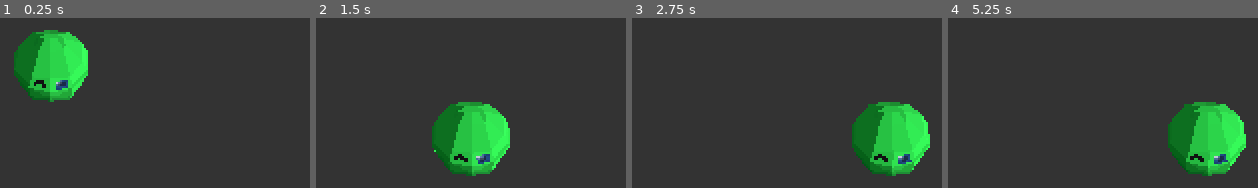
Above: before the commit, frames 1-4 (left to right).
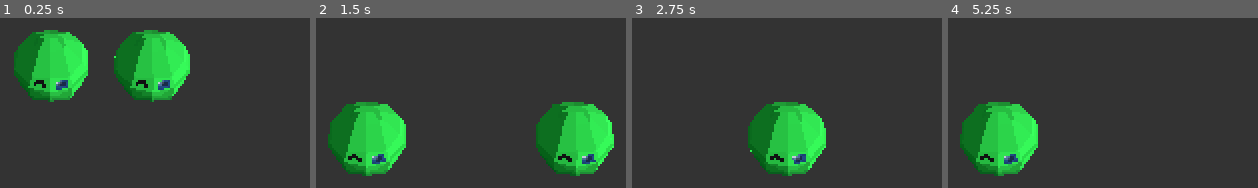
Above: after the commit, the same moments.

Repository: greatbrick0/GMTK-Jam-2024
Game: Godot game, scene res://Scenes/Levels/level_1.tscn
The game is run twice, just before and just after one commit, with the same random seed, the same clock (stepped at 60 frames per second) and the same inputs.
Inputs:
- Up to frame 1 (0.25 s): no input
- Up to frame 2 (1.5 s): tap Enter at 0.5 s; hold D (MoveRight) 0.53-1.28 s; tap Space at 1.25 s; hold S (MoveDown) from 1.28 s (still down)
- Up to frame 3 (2.75 s): tap Enter at 2 s; release S (MoveDown) at 2.03 s; hold D (MoveRight) from 2.03 s (still down)
- Up to frame 4 (5.25 s): tap Space at 2.75, 4.25 s; release D (MoveRight) at 2.78 s; hold W (MoveUp) 2.78-3.53 s; tap Enter at 3.5 s; hold A (MoveLeft) 3.53-5.03 s; hold S (MoveDown) from 5.03 s (still down)

The runs differ from the first frame. In frame 1, 8.2% of the frame differs, in the area x 36-62%, y 7-50%; in frame 2, 26%, in the area x 3-97%, y 49-93%; in frame 3, 17%; in frame 4, 17%.

Commit message:
Added Tile Scene Checks

Diff:
--- a/Scenes/Levels/level_1.tscn
+++ b/Scenes/Levels/level_1.tscn
@@ -37,13 +37,17 @@
 
 [node name="BasicSlime" parent="Level" instance=ExtResource("1_iuon6")]
 
+[node name="BasicSlime2" parent="Level" instance=ExtResource("1_iuon6")]
+transform = Transform3D(1, 0, 0, 0, 1, 0, 0, 0, 1, 1, 0, 0)
+tilePosition = Vector2i(1, 0)
+
 [node name="TileMap" type="TileMap" parent="Level"]
 tile_set = SubResource("TileSet_p0oox")
 format = 2
 layer_0/navigation_enabled = false
-layer_0/tile_data = PackedInt32Array(-1, 65537, 0, -65536, 6 …(80 unchanged characters)… 537, 0, 65536, 65537, 0, 65537, 65537, 0)
+layer_0/tile_data = PackedInt32Array(-1, 65537, 0, -65536, 6 …(80 unchanged characters)… 537, 0, 65536, 65537, 0, 65537, 65537, 0, -65534, 65537, 0, 2, 65537, 0, 65538, 65537, 0, -2, 65537, 0, 65534, 65537, 0, 131070, 65537, 0, 196606, 65537, 0, 196607, 65537, 0, 131072, 65537, 0, 131073, 65537, 0, 131074, 65537, 0, -131070, 65537, 0, -131071, 65537, 0, -131072, 65537, 0, -65537, 65537, 0, -65538, 65537, 0, 65533, 1, 0, -3, 65537, 0, -4, 65537, 0, 65532, 65537, 0, 131068, 65537, 0, 131069, 65537, 0, -65539, 1, 0, -65540, 1, 0, 196605, 1, 0, 196604, 1, 0)
 layer_1/navigation_enabled = false
-layer_1/tile_data = PackedInt32Array(-65535, 65537, 0, -65536, 1, 0, -1, 1, 0, 65535, 1, 0, 131071, 1, 0, 65536, 1, 0, 0, 1, 0, 1, 1, 0, 65537, 1, 0)
+layer_1/tile_data = PackedInt32Array(-65535, 65537, 0, -65536, 1, 0, -1, 1, 0, 65535, 1, 0, 131071, 1, 0, 65536, 1, 0, 0, 1, 0, 1, 1, 0, 65537, 1, 0, 65534, 65537, 0, -2, 1, 0, 131070, 1, 0, 65538, 1, 0, 2, 1, 0, -65534, 1, 0, 196606, 1, 0, 196607, 1, 0, 131072, 1, 0, 131073, 1, 0, 131074, 1, 0, -131070, 1, 0, -131071, 1, 0, -131072, 1, 0, -65537, 1, 0, -65538, 1, 0, -65539, 1, 0, -65540, 1, 0, -4, 1, 0, -3, 1, 0, 65533, 1, 0, 65532, 1, 0, 131068, 1, 0, 131069, 1, 0, 196605, 1, 0, 196604, 1, 0)
 
 [node name="Camera3D" type="Camera3D" parent="."]
 transform = Transform3D(1, 0, 0, 0, 0.707107, 0.707107, 0, -0.707107, 0.707107, 0, 18, 18)
--- a/Scripts/Level.gd
+++ b/Scripts/Level.gd
@@ -1,4 +1,6 @@
 extends Node3D
+
+var tileScenes: Dictionary
 
 func _ready():
 	$TileMap.visible = false
@@ -12,6 +14,13 @@
 		tile = tileData.get_custom_data("GroundType")
 
 	if(tile == "Air"):
-		pass
+		tile = FindByPosition(pos, height)
 
 	return tile
+
+func FindByPosition(pos: Vector2i, height: int) -> String:
+	var output: String = "Air"
+	for ii in tileScenes.values():
+		if(ii[0] == pos && ii[1] == height):
+			output = ii[2]
+	return output
--- a/Scripts/slime.gd
+++ b/Scripts/slime.gd
@@ -7,7 +7,7 @@
 var isDead: bool = false
 
 func _ready():
-	pass
+	get_parent().tileScenes[self] = [tilePosition, heightLayer, "LittleSlime"]
 
 func _process(delta):
 	if(inControl):
@@ -23,12 +23,15 @@
 
 		$Behaviour.AttemptMove(moveDirection)
 
+func ChangeTiles(newPos: Vector2i):
+	tilePosition = newPos
+	get_parent().tileScenes[self][0] = tilePosition
+
 func MoveTiles(dir: Vector2i):
 	if(get_parent().ReadTile(tilePosition + dir, heightLayer) == "Air"):
+		ChangeTiles(tilePosition + dir)
 		position.x += dir.x
 		position.z += dir.y
-		tilePosition.x += dir.x
-		tilePosition.y += dir.y
 
 func CheckForGround() -> bool:
 	return get_parent().ReadTile(tilePosition, heightLayer - 1) != "Air"
@@ -36,6 +39,7 @@
 func DropHeightLayer():
 	while(!isDead && !CheckForGround()):
 		heightLayer -= 1
+		get_parent().tileScenes[self][1] = heightLayer
 		if(heightLayer <= 0):
 			Die()
 
@@ -43,3 +47,5 @@
 	print("dead slime")
 	inControl = false
 	isDead = true
+	$Visuals.visible = false
+	get_parent().tileScenes.erase(self)
